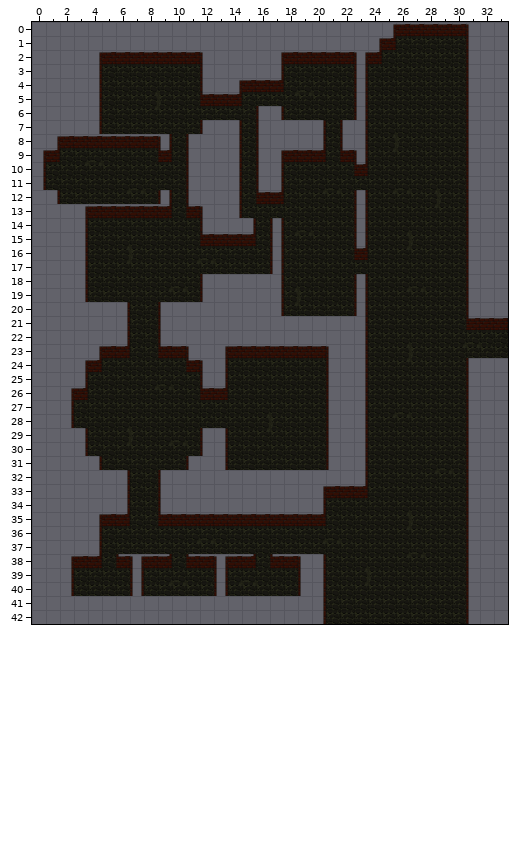
Tiled map, stored at Output/Assets/Maps/mapDungeon2.tmx. The picture above was drawn from the file before the commit.
Cells are 64x64 px. Shown: x 0..33, y 0..42.
After the commit:
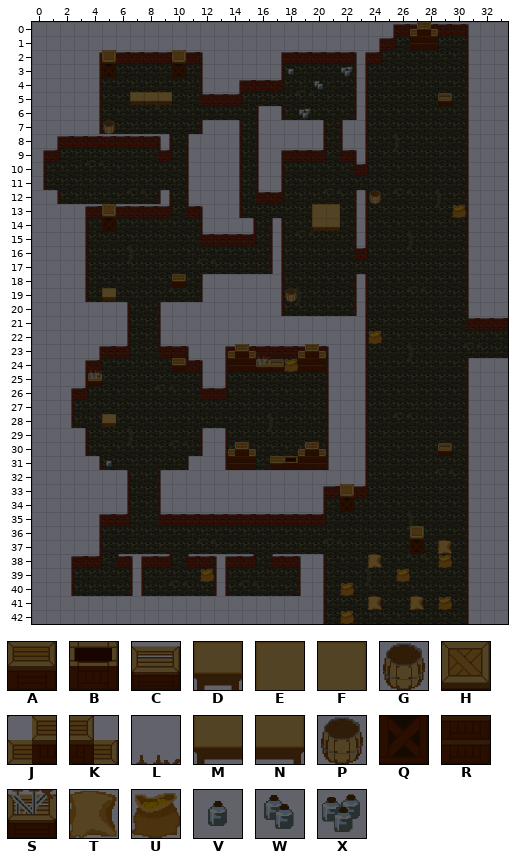
Key: from "Objetos": A 0, B 1, C 2, D 3, E 4, F 5, G 6, H 9, J 10, K 11, L 12, M 13, N 14, P 16, Q 18, R 19, S 21, T 27, U 28, V 29, W 30, X 31.
_ is an empty cell.
Tiles of an added or newly shown layer are drawn over the layers below it.
Changes in this commit:
Layer "Objetos" (added):
Tile A now appears in row 18 at x 10; in row 24 at x 10; in row 31 at x 17.
Tile B now appears in row 31 at x 18.
Tile C now appears in row 5 at x 29; in row 24 at x 17; in row 30 at x 29.
Tile D now appears in row 5 at x 7 to 9; in row 19 at x 5; in row 28 at x 5.
Tile E now appears in row 13 at x 20.
Tile F now appears in row 13 at x 21.
Tile G now appears in row 12 at x 24; in row 19 at x 18.
Tile H now appears in row 2 at x 5 and 10; in row 13 at x 5; in row 33 at x 22; in row 36 at x 27.
Tile J now appears in row 0 at x 27; in row 23 at x 14 and 19; in row 30 at x 14 and 19.
Tile K now appears in row 0 at x 28; in row 23 at x 15 and 20; in row 30 at x 15 and 20.
Tile L now appears in row 23 at x 16; in row 24 at x 4.
Tile M now appears in row 14 at x 20.
Tile N now appears in row 14 at x 21.
Tile P now appears in row 7 at x 5.
Tile Q now appears in row 3 at x 5 and 10; in row 14 at x 5; in row 34 at x 22; in row 37 at x 27.
Tile R now appears in row 1 at x 27 to 28; in row 24 at x 14 to 15 and 19 to 20; in row 31 at x 14 to 15 and 19 to 20.
Tile S now appears in row 24 at x 16; in row 25 at x 4.
Tile T now appears in row 37 at x 29; in row 38 at x 24; in row 41 at x 24 and 27.
Tile U now appears in row 13 at x 30; in row 22 at x 24; in row 24 at x 18; in row 38 at x 29; in row 39 at x 12 and 26; in row 40 at x 22.
Tile U now appears in row 41 at x 29; in row 42 at x 22.
Tile V now appears in row 3 at x 18; in row 31 at x 5.
Tile W now appears in row 4 at x 20.
Tile X now appears in row 3 at x 22; in row 6 at x 19.
